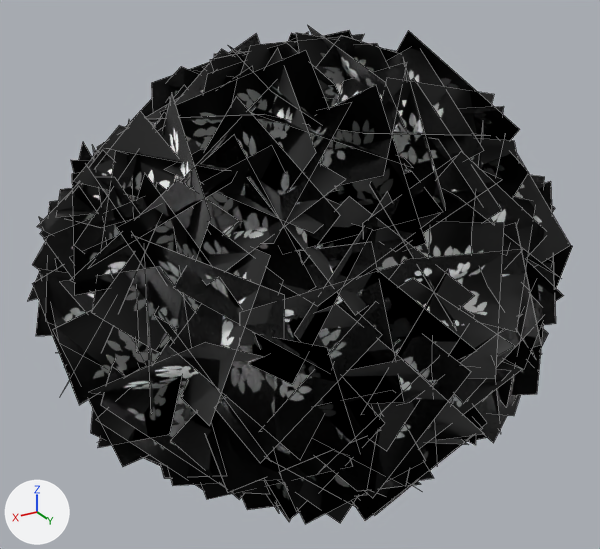
An edit to the FBX model Assets/_Meshes/Environment/Foliage/TreeTopCards.fbx, drawn before and after from the same camera.
Before and after are seen from a 50 mm lens placed at (5.61, 9.35, 8.02), pointed at (0.02, 0.04, 3.36). Lighting does not change. The marker at lower left points along +X, +Y and +Z. Mesh edges are drawn as thin lines. Vertices at the same position are counted once.

Names of what the first picture shows: 'LOD2_copy2.264'.
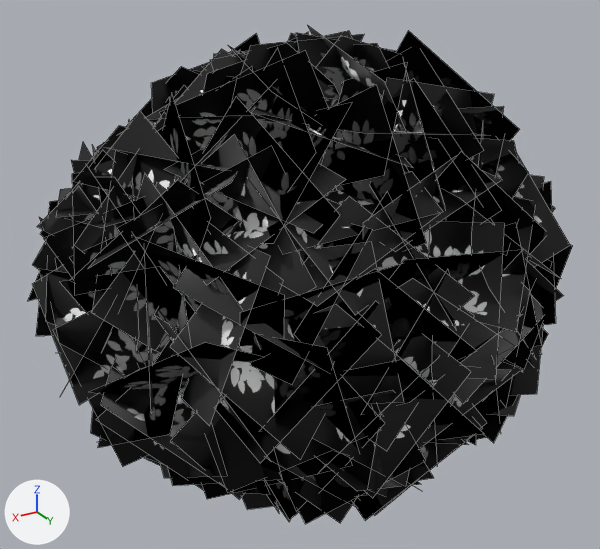
What changed in the scene script:
```text
Change me_lod2_copy2_008:
    used by ob_lod2_copy2_264; location = (0.0, 0.0, 0.0)
    remove me_lod2_copy2_008.from_pydata(...)  # 3082 vertices, 1198 faces; spans x -3.56..3.64, y -3.73..3.41, z 0.7..6.78
    add me_lod2_copy2_008.from_pydata(...)  # 2232 vertices, 744 faces; spans x -3.56..3.64, y -3.73..3.41, z 0.7..6.78
    me_lod2_copy2_008 part 1: 27 loose pieces with 162 vertices, spanning x -3.02..3.42, y -3.57..3.23, z 0.78..6.78, are deleted
    me_lod2_copy2_008 part 2: 688 vertices removed from x -3.45..3.63, y -3.67..3.41, z 0.7..6.74
```

Location of each change, [x1, y1, x2, y2] in pixels of the pictures (600 x 549 px):
part 1 of me_lod2_copy2_008, deleted (black): before [57, 30, 544, 481]
part 2 of me_lod2_copy2_008, deleted (black): before [28, 31, 562, 524]
